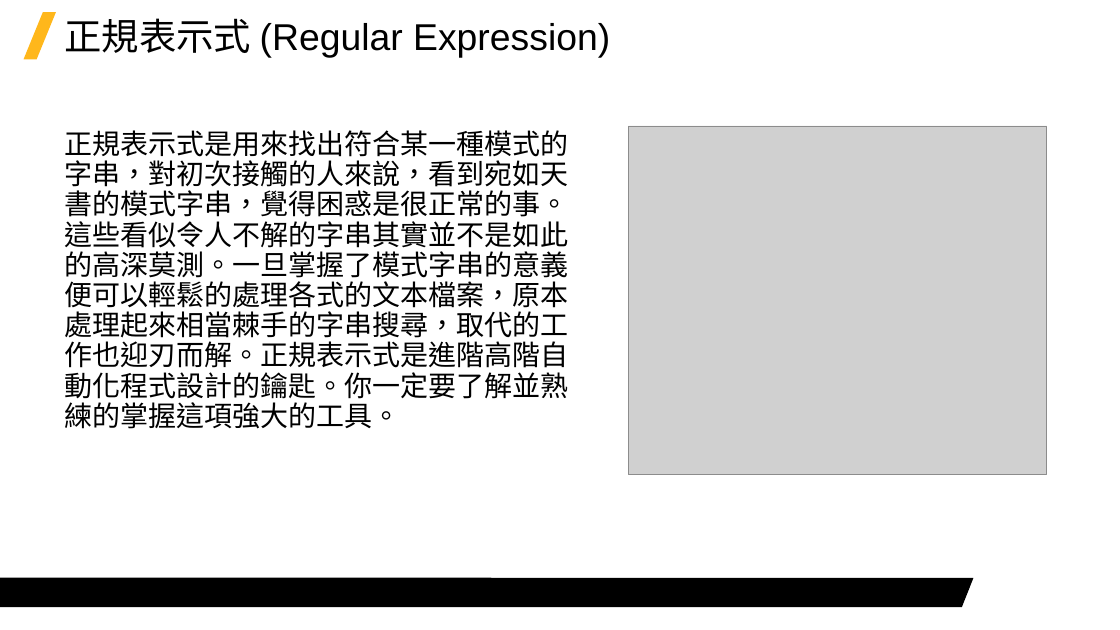
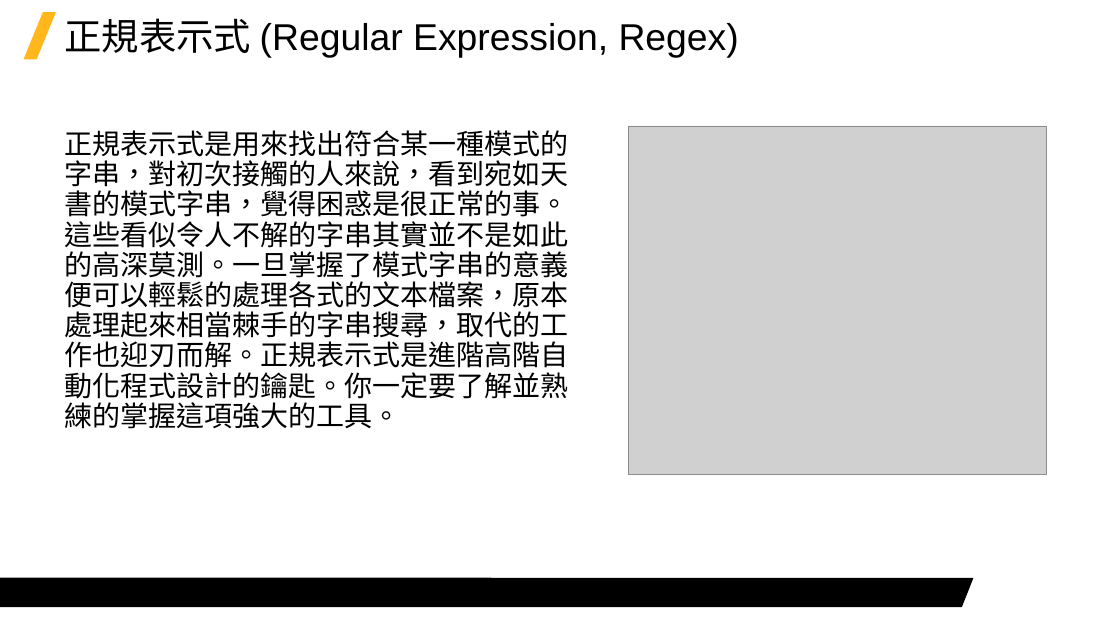
Before and after one commit to Jerrick-cheng/AEDT-Automation-Camp, a slide deck: slide 3 of 上課教材/Week6.pptx. Drawn at 1120x630 pixels with LibreOffice and Linux fonts; fonts in the diff are those of the drawing; grey boxes stand for pictures; background and template pictures are left out. Boxes give left, top, right and bottom in pixels: in the first picture for what was removed or moved away, otherwise in the second. Text is boxed around its words. In the diff, an @@ line names an element or a change of style, - is before the commit and + after.

```diff
--- a/上課教材/Week6.pptx
+++ b/上課教材/Week6.pptx
@@ title at [64, 18, 739, 57]: text changed @@
-正規表示式 (Regular Expression)
+正規表示式 (Regular Expression, Regex)
```
Also in this commit, not shown: 2 slides added, 1 slide removed, 1 other file.
